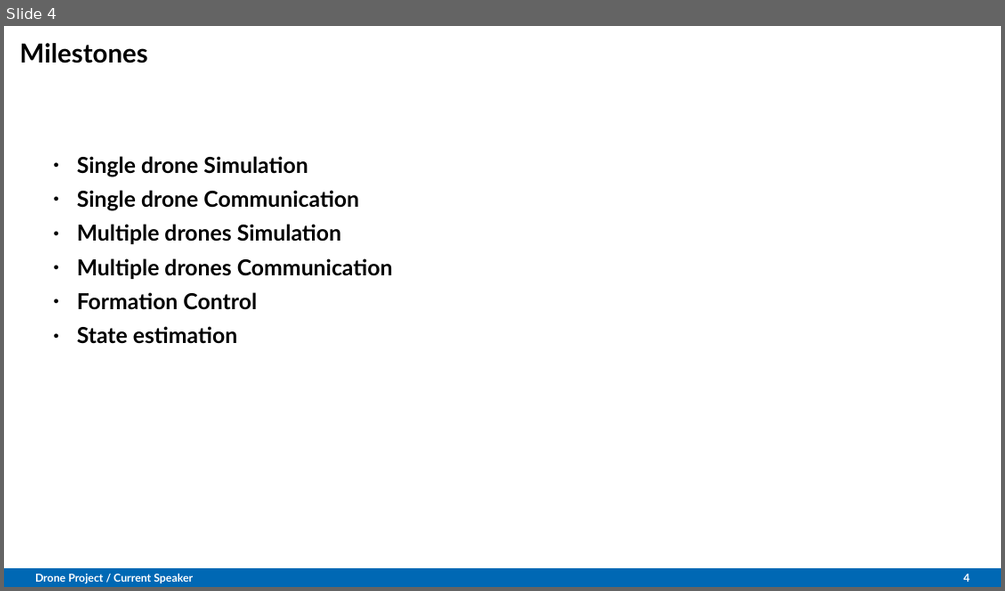
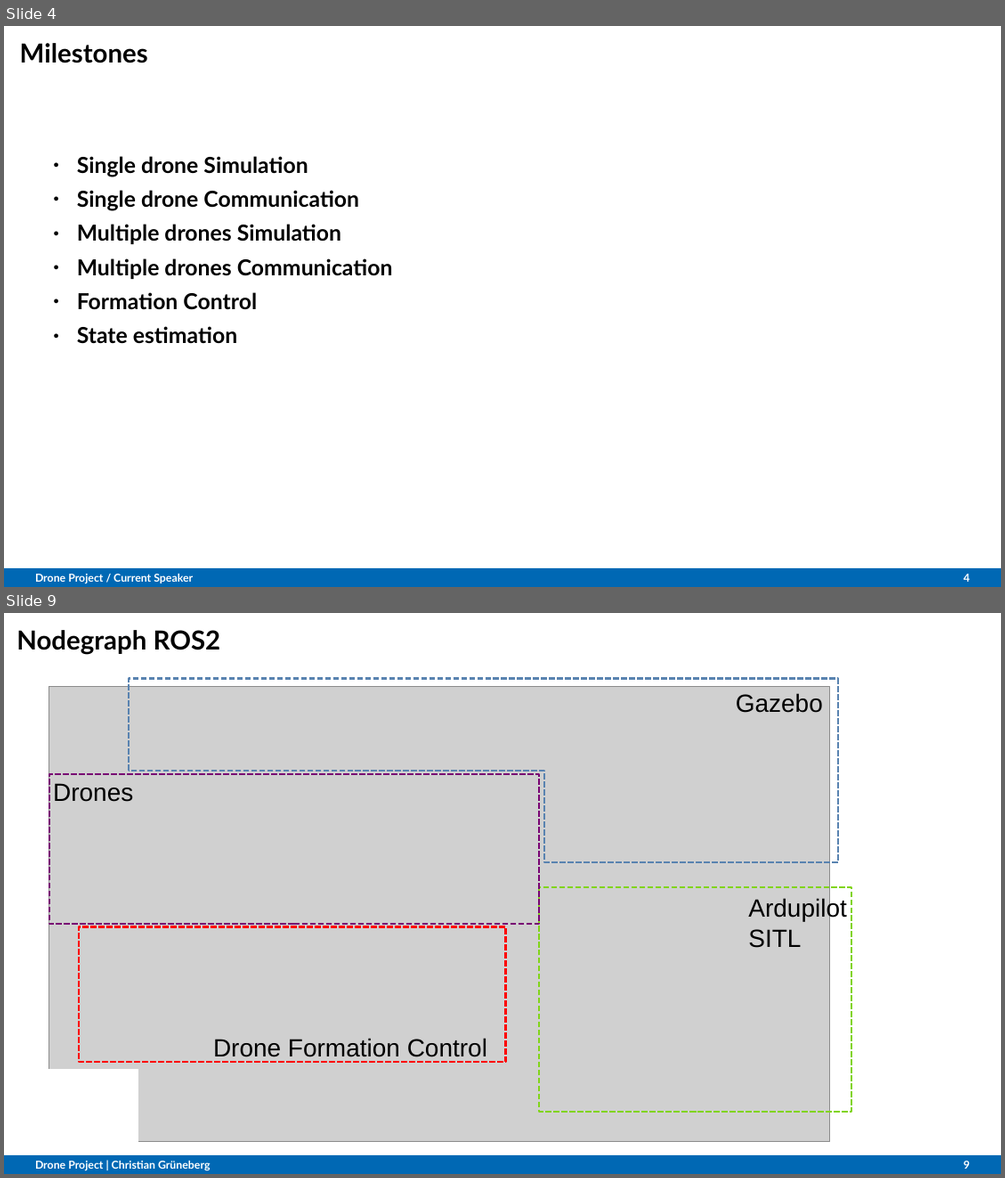
Before and after one commit to Belvin7/Drone_Project_personal-, a slide deck: AMS_Intermediate_Presentation.odp. Shown one above the other, each under a label of ours: slide 4 before the commit, slides 4 and 9 after it; the slides between them are not shown. The pictures are 1005x591 and 1005x1178 pixels, drawn with LibreOffice and Linux fonts; fonts in the diff are those of the drawing; grey boxes stand for pictures; background and template pictures are left out. Boxes give left, top, right and bottom in pixels: in the first picture for what was removed or moved away, otherwise in the second. Text is boxed around its words. In the diff, an @@ line names an element or a change of style, - is before the commit and + after.

```diff
--- a/AMS_Intermediate_Presentation.odp
+++ b/AMS_Intermediate_Presentation.odp
@@ slide 9 added at (4, 613, 1001, 1174), background #FFFFFF; not listed: 1 template element that a slide beside it also shows @@
@@ title added at (16, 630, 221, 654), 18.9 pt, text #000000, bold @@
+Nodegraph ROS2
@@ picture added at (48, 687, 829, 1143) @@
@@ freeform shape added at (129, 679, 837, 862), outline #5983B0 1.45 pt dashed @@
@@ text added at (736, 693, 823, 713), 18 pt, text #000000 @@
+Gazebo
@@ rectangle added at (48, 774, 538, 924), outline #780373 1.45 pt dashed @@
@@ text added at (53, 783, 133, 802), 18 pt, text #000000 @@
+Drones
@@ rectangle added at (539, 887, 851, 1111), outline #81D41A 1.45 pt dashed @@
@@ text added at (748, 897, 846, 948), 18 pt, text #000000 @@
+Ardupilot SITL
@@ rectangle added at (79, 927, 505, 1062), outline #FF0000 1.45 pt dashed @@
@@ text added at (213, 1038, 487, 1057), 18 pt, text #000000 @@
+Drone Formation Control
@@ rectangle added at (34, 1070, 138, 1150), fill #FFFFFF, outline #FFFFFF 0 pt @@
@@ text added at (35, 1160, 210, 1171), 7.9 pt, text #FFFFFF, bold @@
+Drone Project | Christian Grüneberg
@@ page number added at (963, 1160, 970, 1168), 7.9 pt, text #FFFFFF, bold @@
+9
```
Also in this commit, not shown: 3 slides changed, 1 other slide added, 3 slides removed.
